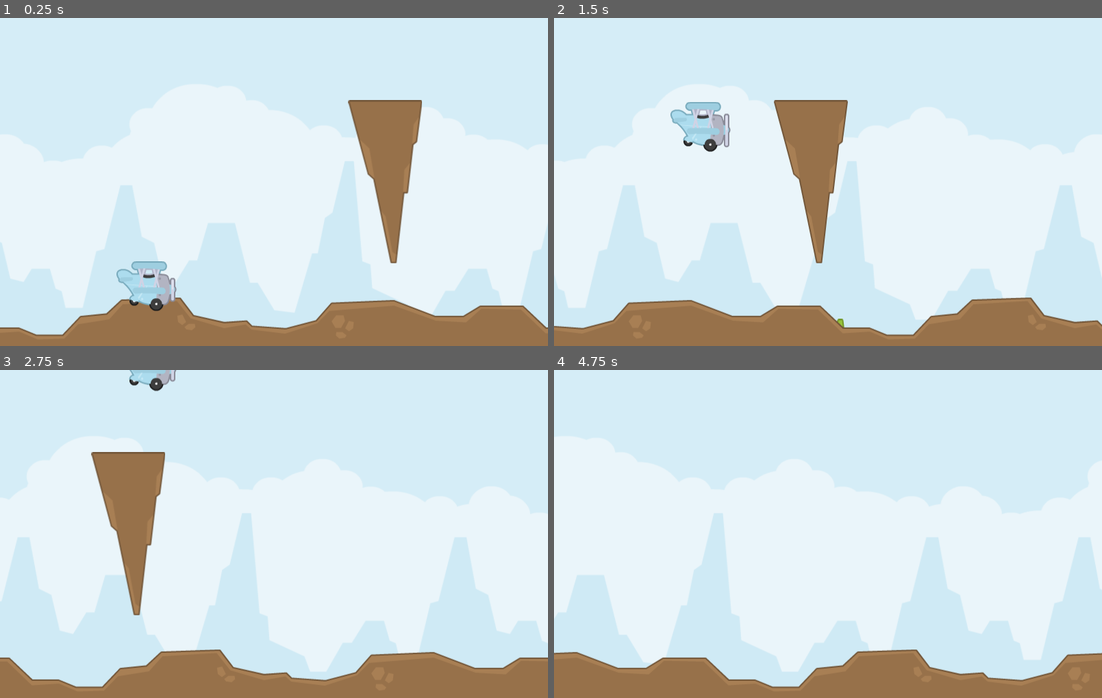
Above: before the commit, frames 1-4 (two rows, left to right).
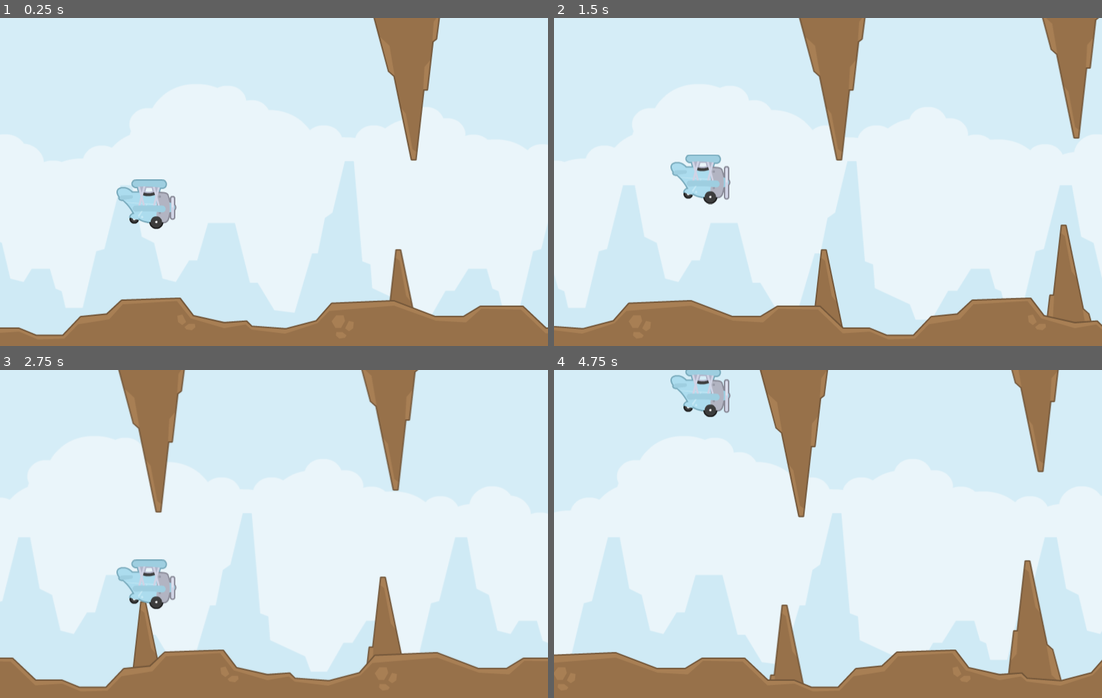
Above: after the commit, the same moments.

Repository: yagolasse/tappy-plane-godot
Game: Godot game, scene res://scenes/game.tscn
The game is run twice, just before and just after one commit, with the same random seed, the same clock (stepped at 60 frames per second) and the same inputs. Before the commit the project starts from res://scene/game.tscn.
Inputs:
- Up to frame 1 (0.25 s): no input
- Up to frame 2 (1.5 s): tap Enter (ui_accept) at 0.5, 0.77, 1.07 s; tap End (ui_end) at 0.6, 1.35 s
- Up to frame 3 (2.75 s): tap Enter (ui_accept) at 1.52, 1.82 s; tap End (ui_end) at 2.1 s
- Up to frame 4 (4.75 s): tap End (ui_end) at 2.85, 3.6, 4.35 s; tap Enter (ui_accept) at 3.02, 3.32, 3.77, 4.07, 4.52 s

The runs differ from the first frame. In frame 1, 8.0% of the frame differs, in the area x 21-81%, y 0-90%; in frame 2, 11%; in frame 3, 10%; in frame 4, 22%, in the area x 0-100%, y 0-97%.

Commit message:
Add game over, tiling and parallax

Diff:
--- a/packed_scene/hazard.tscn
+++ b/packed_scene/hazard.tscn
@@ -1,15 +1,11 @@
-[gd_scene load_steps=4 format=3 uid="uid://dve1ukuyr78hg"]
+[gd_scene load_steps=2 format=3 uid="uid://drm4vnpo5i1lb"]
 
 [ext_resource type="Texture2D" uid="uid://d1hpg40q5otga" path="res://assets/kenney-tappy-plane/PNG/rockDown.png" id="1_ucoxe"]
-[ext_resource type="Script" path="res://scripts/hazard.gd" id="1_yhdk7"]
-[ext_resource type="Texture2D" uid="uid://dxe0btx38lvd4" path="res://assets/kenney-tappy-plane/PNG/rockGrass.png" id="2_j3pe6"]
 
-[node name="Hazard" type="Node2D"]
-script = ExtResource("1_yhdk7")
+[node name="Hazard" type="StaticBody2D" groups=["Hazards"]]
 
-[node name="TopSprite" type="Sprite2D" parent="."]
+[node name="Sprite" type="Sprite2D" parent="."]
 texture = ExtResource("1_ucoxe")
 
-[node name="BottomSprite" type="Sprite2D" parent="."]
-position = Vector2(31, 320)
-texture = ExtResource("2_j3pe6")
+[node name="Collider" type="CollisionPolygon2D" parent="."]
+polygon = PackedVector2Array(12, 115, -51, -119, 51, -117)
--- /dev/null
+++ b/packed_scene/hazard_composite.tscn
@@ -0,0 +1,23 @@
+[gd_scene load_steps=3 format=3 uid="uid://dve1ukuyr78hg"]
+
+[ext_resource type="Script" path="res://scripts/hazard_composite.gd" id="1_8xnbp"]
+[ext_resource type="PackedScene" uid="uid://drm4vnpo5i1lb" path="res://packed_scene/hazard.tscn" id="2_284m3"]
+
+[node name="HazardComposite" type="Node2D" node_paths=PackedStringArray("top_hazard", "bottom_hazard", "visibility_notifier")]
+script = ExtResource("1_8xnbp")
+max_y_offset = 50.0
+max_hazard_offset = Vector2(10, 10)
+top_hazard = NodePath("TopHazard")
+bottom_hazard = NodePath("BottomHazard")
+visibility_notifier = NodePath("VisibilityNotifier")
+
+[node name="BottomHazard" parent="." instance=ExtResource("2_284m3")]
+position = Vector2(2, 181)
+rotation = 3.14159
+
+[node name="TopHazard" parent="." instance=ExtResource("2_284m3")]
+position = Vector2(0, -183)
+
+[node name="VisibilityNotifier" type="VisibleOnScreenNotifier2D" parent="."]
+position = Vector2(48, 2)
+scale = Vector2(2.3, 6.25)
--- a/packed_scene/player.tscn
+++ b/packed_scene/player.tscn
@@ -3,10 +3,11 @@
 [ext_resource type="Script" path="res://scripts/player.gd" id="1_ug8fo"]
 [ext_resource type="SpriteFrames" uid="uid://c3mnyku6p27rb" path="res://resources/player_sprite_blue.tres" id="2_0bnyq"]
 
-[sub_resource type="RectangleShape2D" id="RectangleShape2D_kx2kj"]
-size = Vector2(64, 56)
+[sub_resource type="CircleShape2D" id="CircleShape2D_wtnf2"]
+radius = 32.0624
 
 [node name="Player" type="CharacterBody2D" node_paths=PackedStringArray("visibility_notifier")]
+position = Vector2(0, -1)
 script = ExtResource("1_ug8fo")
 flap_speed = 25000
 player_skin_blue = ExtResource("2_0bnyq")
@@ -18,7 +19,7 @@
 
 [node name="Collider" type="CollisionShape2D" parent="."]
 position = Vector2(1, -3)
-shape = SubResource("RectangleShape2D_kx2kj")
+shape = SubResource("CircleShape2D_wtnf2")
 
 [node name="VisibilityNotifier" type="VisibleOnScreenNotifier2D" parent="."]
 position = Vector2(0.499998, -3)
--- a/project.godot
+++ b/project.godot
@@ -11,14 +11,19 @@
 [application]
 
 config/name="tappy-plane"
-run/main_scene="res://scene/game.tscn"
+run/main_scene="res://scenes/game.tscn"
 config/features=PackedStringArray("4.1", "Forward Plus")
 config/icon="res://icon.svg"
+
+[autoload]
+
+Groups="*res://scripts/groups.gd"
 
 [display]
 
 window/size/viewport_width=800
 window/size/viewport_height=480
+window/stretch/mode="viewport"
 
 [dotnet]
 
--- a/scene/game.tscn
+++ /dev/null
@@ -1,54 +0,0 @@
-[gd_scene load_steps=8 format=3 uid="uid://ee41xu521qfi"]
-
-[ext_resource type="Script" path="res://scripts/game.gd" id="1_1hjva"]
-[ext_resource type="PackedScene" uid="uid://cpptjv6noawj4" path="res://packed_scene/player.tscn" id="1_l3dtn"]
-[ext_resource type="Script" path="res://scripts/parallax_background.gd" id="2_ddf0w"]
-[ext_resource type="Texture2D" uid="uid://cwas5fbb84e2p" path="res://assets/kenney-tappy-plane/PNG/background.png" id="2_os3gp"]
-[ext_resource type="Script" path="res://scripts/camera_movement.gd" id="3_h4nc7"]
-[ext_resource type="Texture2D" uid="uid://meq42rwr3ki3" path="res://assets/kenney-tappy-plane/PNG/groundDirt.png" id="3_wvkl6"]
-[ext_resource type="PackedScene" uid="uid://dve1ukuyr78hg" path="res://packed_scene/hazard.tscn" id="4_hujxs"]
-
-[node name="World" type="Node2D"]
-script = ExtResource("1_1hjva")
-
-[node name="ParallaxBackground" type="ParallaxBackground" parent="."]
-script = ExtResource("2_ddf0w")
-
-[node name="BackgroundLayer" type="ParallaxLayer" parent="ParallaxBackground"]
-motion_scale = Vector2(0.2, 1)
-motion_mirroring = Vector2(860, 0)
-
-[node name="Background" type="Sprite2D" parent="ParallaxBackground/BackgroundLayer"]
-position = Vector2(-0.500008, -0.499985)
-scale = Vector2(1.075, 1)
-texture = ExtResource("2_os3gp")
-centered = false
-offset = Vector2(0, -240)
-region_enabled = true
-region_rect = Rect2(0, 0, 800, 480)
-
-[node name="HazardsLayer" type="ParallaxLayer" parent="ParallaxBackground"]
-motion_scale = Vector2(0.5, 1)
-
-[node name="Hazard" parent="ParallaxBackground/HazardsLayer" instance=ExtResource("4_hujxs")]
-position = Vector2(400, 0)
-
-[node name="ForegroundLayer" type="ParallaxLayer" parent="ParallaxBackground"]
-motion_mirroring = Vector2(807.975, 0)
-
-[node name="Foreground" type="Sprite2D" parent="ParallaxBackground/ForegroundLayer"]
-position = Vector2(2, 309)
-texture = ExtResource("3_wvkl6")
-centered = false
-offset = Vector2(0, -140.205)
-region_rect = Rect2(0, 0, 808, 71)
-
-[node name="MainCanvas" type="CanvasLayer" parent="."]
-
-[node name="Player" parent="MainCanvas" instance=ExtResource("1_l3dtn")]
-position = Vector2(214, 360)
-flap_speed = 500
-
-[node name="Camera" type="Camera2D" parent="."]
-script = ExtResource("3_h4nc7")
-horizontal_speed = 300
--- /dev/null
+++ b/scenes/game.tscn
@@ -0,0 +1,82 @@
+[gd_scene load_steps=11 format=3 uid="uid://ee41xu521qfi"]
+
+[ext_resource type="Script" path="res://scripts/game.gd" id="1_11si3"]
+[ext_resource type="Script" path="res://scripts/parallax_background.gd" id="2_3lig0"]
+[ext_resource type="Texture2D" uid="uid://cwas5fbb84e2p" path="res://assets/kenney-tappy-plane/PNG/background.png" id="3_0shjk"]
+[ext_resource type="Script" path="res://scripts/hazards_layer.gd" id="4_ijgr7"]
+[ext_resource type="Texture2D" uid="uid://meq42rwr3ki3" path="res://assets/kenney-tappy-plane/PNG/groundDirt.png" id="5_0cvp1"]
+[ext_resource type="PackedScene" uid="uid://cpptjv6noawj4" path="res://packed_scene/player.tscn" id="6_fx7o3"]
+[ext_resource type="Script" path="res://scripts/camera_movement.gd" id="7_ldho8"]
+[ext_resource type="Script" path="res://scripts/blur_rect.gd" id="8_r8v0g"]
+[ext_resource type="Shader" path="res://shaders/blur.gdshader" id="8_uqen0"]
+
+[sub_resource type="ShaderMaterial" id="ShaderMaterial_v0d5c"]
+shader = ExtResource("8_uqen0")
+shader_parameter/blur_strenght = 0.0
+
+[node name="Game" type="Node2D" node_paths=PackedStringArray("player", "blur_rect", "include_on_pause")]
+process_mode = 3
+script = ExtResource("1_11si3")
+player = NodePath("MainCanvas/Player")
+blur_rect = NodePath("MainCanvas/BlurRect")
+include_on_pause = [NodePath("MainCanvas/Player"), NodePath("Camera")]
+
+[node name="ParallaxBackground" type="ParallaxBackground" parent="."]
+script = ExtResource("2_3lig0")
+
+[node name="BackgroundLayer" type="ParallaxLayer" parent="ParallaxBackground"]
+motion_scale = Vector2(0.2, 1)
+motion_mirroring = Vector2(860, 0)
+
+[node name="Background" type="Sprite2D" parent="ParallaxBackground/BackgroundLayer"]
+position = Vector2(-0.500008, -0.499985)
+scale = Vector2(1.075, 1)
+texture = ExtResource("3_0shjk")
+centered = false
+offset = Vector2(0, -240)
+region_enabled = true
+region_rect = Rect2(0, 0, 800, 480)
+
+[node name="HazardsLayer" type="ParallaxLayer" parent="ParallaxBackground" node_paths=PackedStringArray("first_spawn_position")]
+motion_scale = Vector2(0.5, 1)
+script = ExtResource("4_ijgr7")
+hazard_distance = 350
+initial_hazard_count = 8
+first_spawn_position = NodePath("InitialHazardPosition")
+
+[node name="InitialHazardPosition" type="Node2D" parent="ParallaxBackground/HazardsLayer"]
+position = Vector2(428, -1)
+
+[node name="ForegroundLayer" type="ParallaxLayer" parent="ParallaxBackground"]
+motion_mirroring = Vector2(807.975, 0)
+
+[node name="Foreground" type="Sprite2D" parent="ParallaxBackground/ForegroundLayer"]
+position = Vector2(2, 309)
+texture = ExtResource("5_0cvp1")
+centered = false
+offset = Vector2(0, -140.205)
+region_rect = Rect2(0, 0, 808, 71)
+
+[node name="MainCanvas" type="CanvasLayer" parent="."]
+
+[node name="Player" parent="MainCanvas" instance=ExtResource("6_fx7o3")]
+process_mode = 1
+position = Vector2(214, 240)
+flap_speed = 300
+
+[node name="BlurRect" type="ColorRect" parent="MainCanvas" node_paths=PackedStringArray("node_to_bind")]
+material = SubResource("ShaderMaterial_v0d5c")
+anchors_preset = 15
+anchor_right = 1.0
+anchor_bottom = 1.0
+grow_horizontal = 2
+grow_vertical = 2
+script = ExtResource("8_r8v0g")
+node_to_bind = NodePath("../..")
+max_blur_strenght = 1.5
+blur_animation_duration = 0.3
+
+[node name="Camera" type="Camera2D" parent="."]
+process_mode = 1
+script = ExtResource("7_ldho8")
+horizontal_speed = 300
--- /dev/null
+++ b/scripts/blur_rect.gd
@@ -0,0 +1,25 @@
+extends ColorRect
+class_name BlurRect
+
+const BLUR_STRENGHT_PARAMETER := "shader_parameter/blur_strenght"
+
+@export var node_to_bind: Node
+@export var max_blur_strenght: float
+@export var blur_animation_duration: float
+
+var _blur_tween: Tween
+
+
+func set_full_screen_blur(value: float, animate: bool) -> void:
+	if _blur_tween:
+		_blur_tween.kill()
+
+	if animate:
+		_blur_tween = get_tree().create_tween().bind_node(node_to_bind)
+		_blur_tween.set_ease(Tween.EASE_OUT).tween_method(_set_blur_strenght, 0.0, max_blur_strenght, blur_animation_duration)
+	else:
+		_set_blur_strenght(value)
+
+
+func _set_blur_strenght(value: float) -> void:
+	material.set(BLUR_STRENGHT_PARAMETER, value)
--- a/scripts/game.gd
+++ b/scripts/game.gd
@@ -1 +1,31 @@
 extends Node2D
+class_name Game
+
+@export var player: Player
+@export var blur_rect: BlurRect
+@export var include_on_pause: Array[Node2D]
+
+var _paused = false
+
+func _ready() -> void:
+	player.game_over.connect(game_over)
+
+
+func _process(_delta: float) -> void:
+	if _paused and Input.is_action_just_pressed("ui_end"):
+		_pause(false)
+		blur_rect.set_full_screen_blur(0, false)
+		get_tree().reload_current_scene()
+
+
+func _pause(should_pause: bool) -> void:
+	for item in include_on_pause:
+		item.get_tree().paused = should_pause
+
+	_paused = should_pause
+
+
+func game_over() -> void:
+	_pause(true)
+
+	blur_rect.set_full_screen_blur(3, true)
--- /dev/null
+++ b/scripts/groups.gd
@@ -0,0 +1,3 @@
+extends Node
+
+var HAZARDS := "Hazards"
--- a/scripts/hazard.gd
+++ b/scripts/hazard.gd
@@ -1,9 +1 @@
-extends Node2D
-
-
-func _ready() -> void:
-    # random position vertically
-    # random spacing between
-    # random horizontal offset and selection
-    # random decorative spikes
-    pass
+extends StaticBody2D
--- /dev/null
+++ b/scripts/hazard_composite.gd
@@ -0,0 +1,45 @@
+extends Node2D
+class_name HazardComposite
+
+@export var max_y_offset: float
+@export var max_hazard_offset: Vector2
+@export var top_hazard: StaticBody2D
+@export var bottom_hazard: StaticBody2D
+@export var visibility_notifier: VisibleOnScreenNotifier2D
+
+@onready var _random: RandomNumberGenerator = RandomNumberGenerator.new()
+
+var hazards_layer: HazardsLayer
+
+var _initial_y_position: float
+var _intial_top_hazard_position: Vector2
+var _intial_bottom_hazard_position: Vector2
+
+
+func _ready() -> void:
+	_initial_y_position = position.y
+	_intial_top_hazard_position = top_hazard.position
+	_intial_bottom_hazard_position = bottom_hazard.position
+
+	_prepare()
+
+	visibility_notifier.screen_exited.connect(_on_visibility_notifier_screen_exited)
+
+
+func _prepare() -> void:
+	var y_offset = _random.randf_range(-max_y_offset, max_y_offset)
+	var top_hazard_y_offset = _random.randf_range(-max_hazard_offset.y, max_hazard_offset.y)
+	var top_hazard_x_offset = _random.randf_range(-max_hazard_offset.x, max_hazard_offset.x)
+	var bottom_hazard_y_offset = _random.randf_range(-max_hazard_offset.y, max_hazard_offset.y)
+	var bottom_hazard_x_offset = _random.randf_range(-max_hazard_offset.x, max_hazard_offset.x)
+
+	position.y = _initial_y_position + y_offset
+	top_hazard.position = _intial_top_hazard_position - Vector2(top_hazard_x_offset, top_hazard_y_offset) / 2
+	bottom_hazard.position = _intial_bottom_hazard_position - Vector2(bottom_hazard_x_offset, bottom_hazard_y_offset) / 2
+	# random decorative spikes
+
+
+func _on_visibility_notifier_screen_exited() -> void:
+	_prepare()
+	position.x = hazards_layer.furtherest_x_position + hazards_layer.hazard_distance
+	hazards_layer.furtherest_x_position = position.x
--- /dev/null
+++ b/scripts/hazards_layer.gd
@@ -0,0 +1,23 @@
+extends ParallaxLayer
+class_name HazardsLayer
+
+const HazardComposite: Resource = preload("res://packed_scene/hazard_composite.tscn")
+
+@export var hazard_distance: int
+@export var initial_hazard_count: int
+@export var first_spawn_position: Node2D
+
+var furtherest_x_position: float
+
+func _ready() -> void:
+	for i in range(initial_hazard_count):
+		var hazard_composite: HazardComposite = HazardComposite.instantiate()
+		var x_position = first_spawn_position.position.x + i * hazard_distance
+
+		hazard_composite.position = Vector2.RIGHT * x_position
+		hazard_composite.hazards_layer = self
+
+		if i == initial_hazard_count - 1:
+			furtherest_x_position = x_position
+
+		add_child(hazard_composite)
--- a/scripts/player.gd
+++ b/scripts/player.gd
@@ -1,5 +1,7 @@
 extends CharacterBody2D
 class_name Player
+
+signal game_over
 
 @export var flap_speed: int
 @export var player_skin_blue: SpriteFrames
@@ -20,8 +22,11 @@
 	if Input.is_action_just_pressed("ui_accept"):
 		velocity.y = -flap_speed
 
-	var _collision = move_and_collide(velocity * delta)
+	var collision = move_and_collide(velocity * delta)
+
+	if collision and collision.get_collider().is_in_group(Groups.HAZARDS):
+		game_over.emit()
 
 
 func _on_visibility_notifier_screen_exited() -> void:
-	print("Exited screen")
+	game_over.emit()
--- /dev/null
+++ b/shaders/blur.gdshader
@@ -0,0 +1,9 @@
+shader_type canvas_item;
+
+uniform float blur_strenght: hint_range(0.0, 5) = 0.0;
+uniform sampler2D screen_texture: hint_screen_texture, filter_linear_mipmap;
+
+void fragment(){
+	vec4 color = texture(screen_texture, SCREEN_UV, blur_strenght);
+	COLOR = color;
+}
Not shown, added: scenes/gam6F1E.tmp
Not shown, added: scenes/gam812B.tmp
Not shown, added: scenes/gamF7C9.tmp
